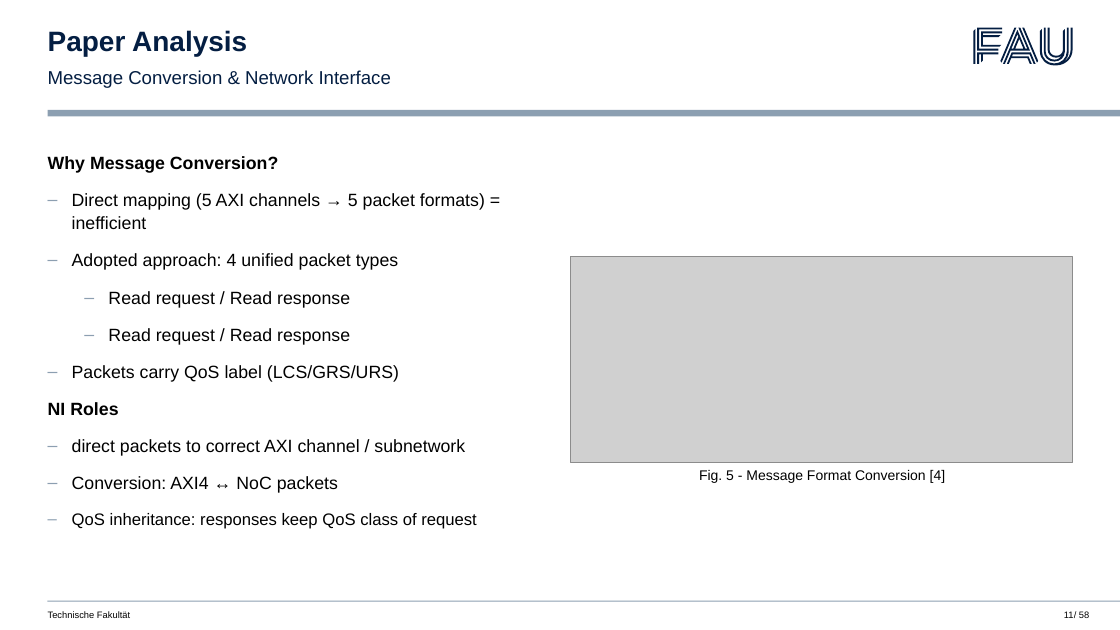
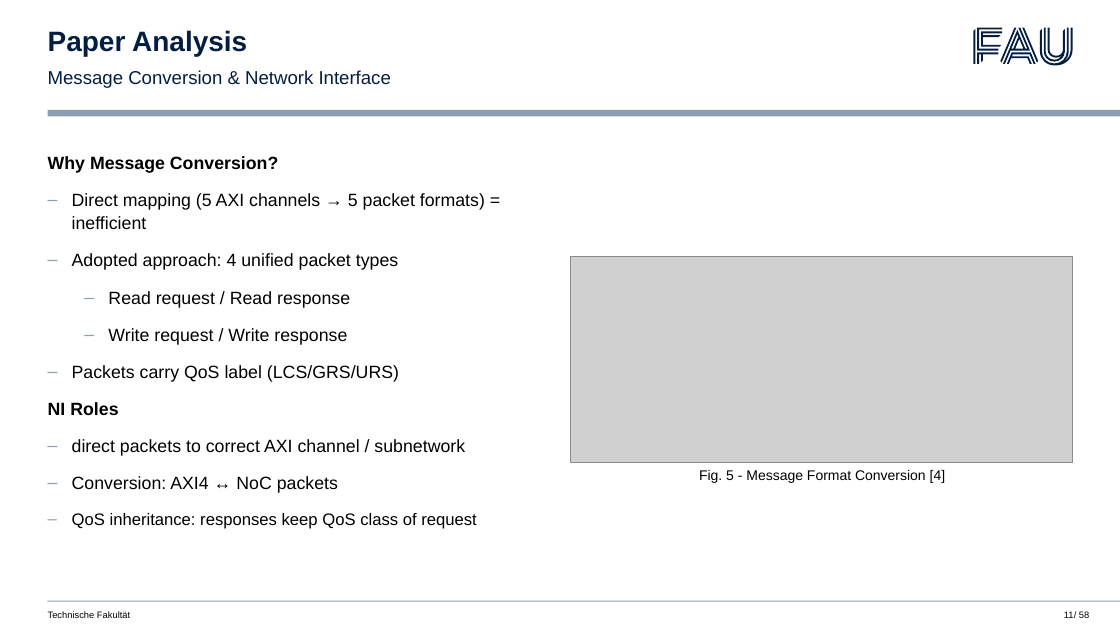
Before and after one commit to daschdy/NeuRa, a slide deck: slide 11 of presentation/Präsentation_NeuRa.pptx. Drawn at 1120x630 pixels with LibreOffice and Linux fonts; fonts in the diff are those of the drawing; grey boxes stand for pictures; background and template pictures are left out. Boxes give left, top, right and bottom in pixels: in the first picture for what was removed or moved away, otherwise in the second. Text is boxed around its words. In the diff, an @@ line names an element or a change of style, - is before the commit and + after.

```diff
--- a/presentation/Präsentation_NeuRa.pptx
+++ b/presentation/Präsentation_NeuRa.pptx
@@ text at box(108, 328, 347, 345): text changed @@
-  – Read request / Read response
+  – Write request / Write response
```
Also in this commit, not shown: 6 other slides changed.
